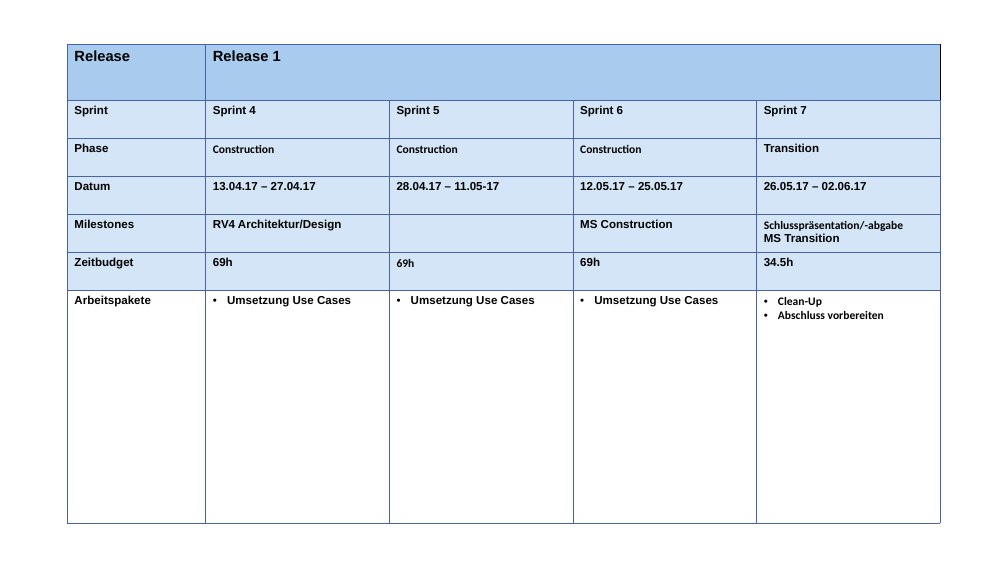
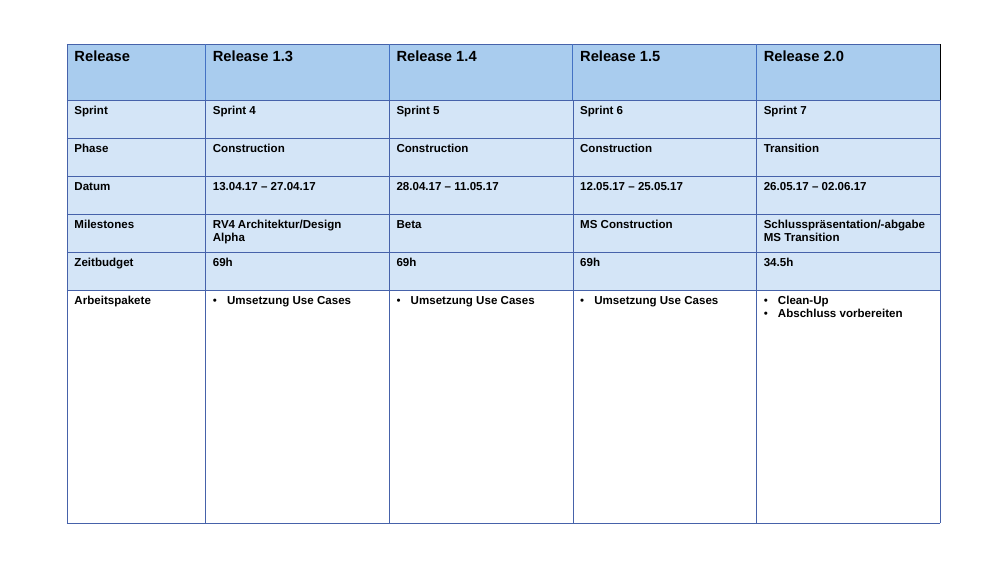
Before and after one commit to Examibur/examibur, a slide deck: slide 4 of docs/projektplan/Planung.pptx (slide 3 before the commit). Drawn at 1008x567 pixels with LibreOffice and Linux fonts; fonts in the diff are those of the drawing. Boxes give left, top, right and bottom in pixels: in the first picture for what was removed or moved away, otherwise in the second. Text is boxed around its words. In the diff, an @@ line names an element or a change of style, - is before the commit and + after.

```diff
--- a/docs/projektplan/Planung.pptx
+++ b/docs/projektplan/Planung.pptx
@@ table at [67,45,941,523] @@
-row 1: Release | Release 1 |  |  | 
+row 1: Release | Release 1.3 | Release 1.4 | Release 1.5 | Release 2.0
-row 4, column 3: 28.04.17 – 11.05-17
+row 4, column 3: 28.04.17 – 11.05.17
-row 5, column 2: RV4 Architektur/Design
+row 5, column 2: RV4 Architektur/Design / Alpha
-row 5, column 3: 
+row 5, column 3: Beta
@@ font Calibri to Arial in "Construction", "Construction", "Construction", "Schlusspräsentation/-abgabe" and 3 more places @@
@@ borders changed @@
```
Also in this commit, not shown: 2 other slides changed, 1 slide added.
